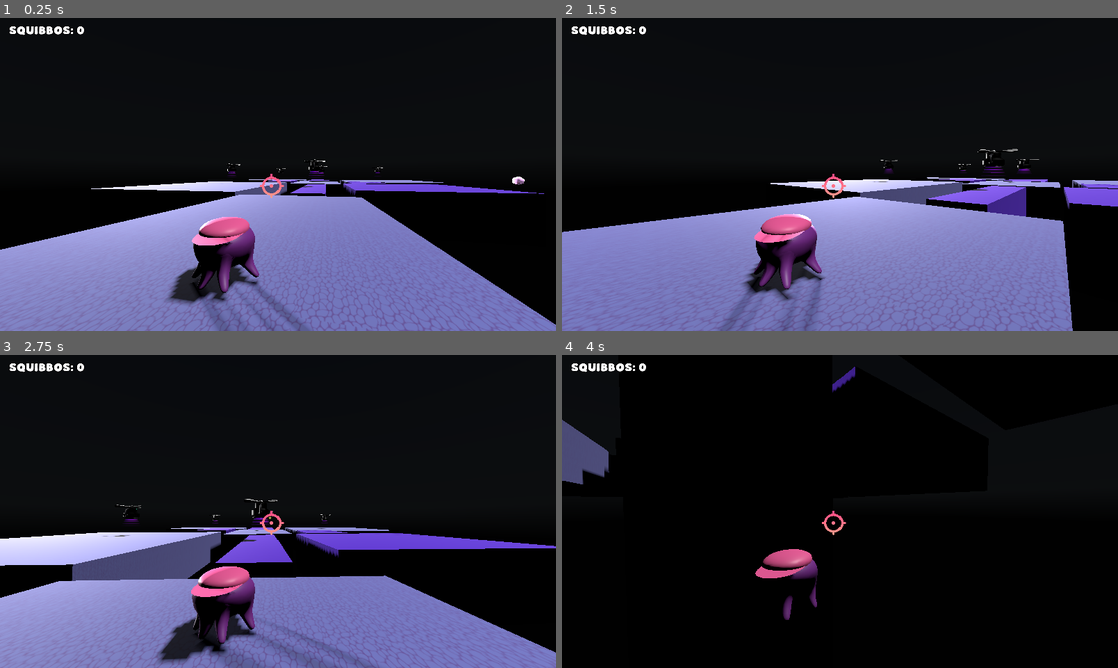
Above: before the commit, frames 1-4 (two rows, left to right).
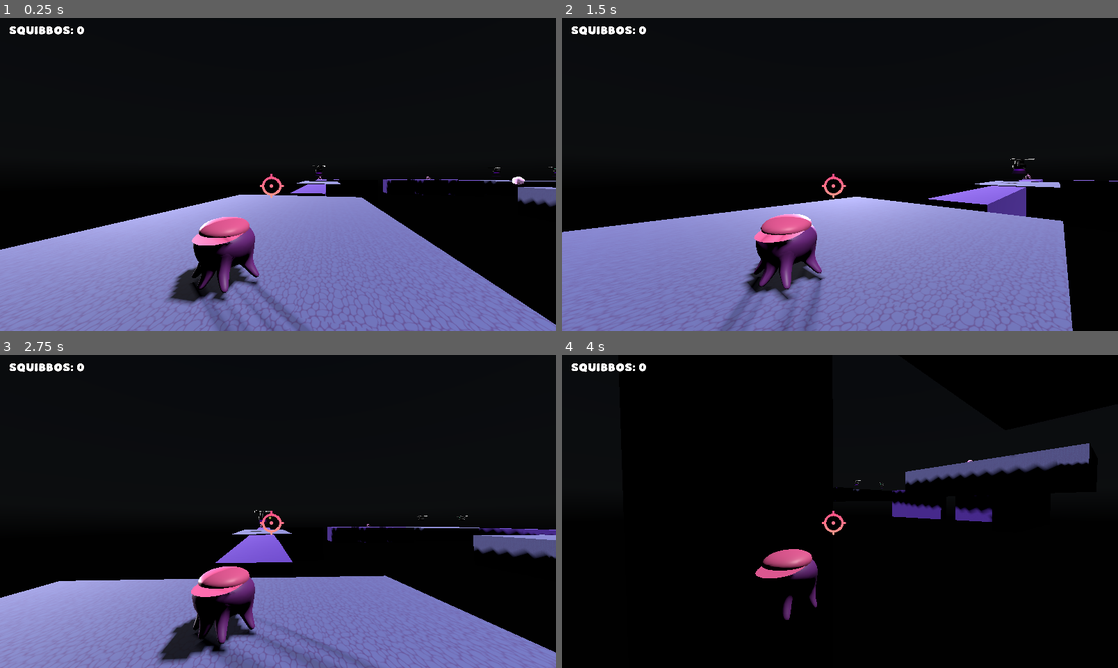
Above: after the commit, the same moments.

Repository: jackvon1221/first-3d-game
Game: Godot game, scene res://scenes/game.tscn
The game is run twice, just before and just after one commit, with the same random seed, the same clock (stepped at 60 frames per second) and the same inputs. A sky picture missing from this copy of the repository is replaced by a grey-blue gradient. Sound files missing from this copy of the repository are replaced by a short silence.
Inputs (mouse positions are in pixels of both pictures, inside the frame that each line leads up to):
- Up to frame 1 (0.25 s): no input
- Up to frame 2 (1.5 s): move the mouse to (867, 174) at 0.52 s; hold W (move_forward) from 0.53 s (still down); click (867, 174) at 0.6 s; tap Space (jump) at 0.77 s; move the mouse to (812, 174) at 1.27 s; tap Shift (sprint) at 1.35 s
- Up to frame 3 (2.75 s): keep holding W (move_forward); tap Space (jump) at 1.52 s; move the mouse to (289, 505) at 2.02 s; click (289, 505) at 2.1 s
- Up to frame 4 (4 s): keep holding W (move_forward); move the mouse to (834, 517) at 2.77 s; tap Shift (sprint) at 2.85 s; tap Space (jump) at 3.02, 3.77 s; move the mouse to (878, 514) at 3.52 s; click (878, 514) at 3.6 s

The runs differ from the first frame. In frame 1, 2.2% of the frame differs, in the area x 16-100%, y 45-61%; in frame 2, 2.4%; in frame 3, 8.2%, in the area x 0-100%, y 46-73%; in frame 4, 3.6%.

Commit message:
added collectable

Diff:
--- a/mats/ground mat purple.tres
+++ b/mats/ground mat purple.tres
@@ -3,6 +3,6 @@
 [ext_resource type="Texture2D" uid="uid://bxe4s4061h61j" path="res://mats/ts9a_0uup_231020.jpg" id="1_hh003"]
 
 [resource]
-albedo_color = Color(0.3019608, 0.14509805, 1, 1)
+albedo_color = Color(0.36681697, 0.38386717, 1, 1)
 albedo_texture = ExtResource("1_hh003")
 uv1_triplanar = true
--- a/mob/smoke_puff/material/inner_smoke.tres
+++ b/mob/smoke_puff/material/inner_smoke.tres
@@ -10,8 +10,8 @@
 shader_parameter/progress = 0.0
 shader_parameter/smoothness = 0.01
 shader_parameter/ease = 2.0
-shader_parameter/base_scale = 1.1
-shader_parameter/deformation_scale = 1.0
-shader_parameter/texture_offset = 0.1
-shader_parameter/fresnel_offset = 0.5
-shader_parameter/global_alpha = 0.0
+shader_parameter/base_scale = 0.0
+shader_parameter/deformation_scale = 0.19999999999708962
+shader_parameter/texture_offset = 0.0
+shader_parameter/fresnel_offset = 1.0
+shader_parameter/global_alpha = 1.0
--- a/mob/smoke_puff/material/outer_smoke.tres
+++ b/mob/smoke_puff/material/outer_smoke.tres
@@ -1,15 +1,15 @@
 [gd_resource type="ShaderMaterial" load_steps=2 format=3 uid="uid://ctnipgxo3l72h"]
 
-[ext_resource type="Shader" path="res://mob/smoke_puff/material/outer_smoke.gdshader" id="1_0emiy"]
+[ext_resource type="Shader" uid="uid://spi71y1qu06o" path="res://mob/smoke_puff/material/outer_smoke.gdshader" id="1_0emiy"]
 
 [resource]
 resource_local_to_scene = true
 render_priority = 0
 shader = ExtResource("1_0emiy")
 shader_parameter/albedo = Color(0.937255, 0.698039, 1, 1)
-shader_parameter/progress = 1.8
-shader_parameter/smoothness = 0.1
-shader_parameter/ease = 3.0
-shader_parameter/base_scale = 1.2
-shader_parameter/deformation_scale = 1.5
-shader_parameter/texture_offset = -0.5
+shader_parameter/progress = 0.0
+shader_parameter/smoothness = 0.2
+shader_parameter/ease = 1.0
+shader_parameter/base_scale = 0.0
+shader_parameter/deformation_scale = 0.0
+shader_parameter/texture_offset = 0.0
--- a/mob/smoke_puff/smoke_puff.tscn
+++ b/mob/smoke_puff/smoke_puff.tscn
@@ -1,14 +1,14 @@
 [gd_scene load_steps=7 format=3 uid="uid://cjk3frr43yesb"]
 
 [ext_resource type="Material" uid="uid://ctnipgxo3l72h" path="res://mob/smoke_puff/material/outer_smoke.tres" id="2_1f3c4"]
-[ext_resource type="ArrayMesh" uid="uid://cxh3afoly2pv6" path="res://mob/smoke_puff/smoke_sphere.obj" id="3_2ucfv"]
+[ext_resource type="ArrayMesh" uid="uid://dwqvdmqnqgaxe" path="res://mob/smoke_puff/smoke_sphere.obj" id="3_2ucfv"]
 [ext_resource type="Material" uid="uid://dr7gyunhpjiwf" path="res://mob/smoke_puff/material/inner_smoke.tres" id="4_8vcwr"]
 [ext_resource type="Animation" uid="uid://drrd257af7jpy" path="res://mob/smoke_puff/poof.res" id="5_yvyul"]
-[ext_resource type="AudioStream" uid="uid://dyj752n6nuwa6" path="res://mob/smoke_puff/poof_sound.wav" id="6_8rosm"]
+[ext_resource type="AudioStream" uid="uid://bk0cup3k4dgwx" path="res://mob/smoke_puff/poof_sound.wav" id="6_8rosm"]
 
 [sub_resource type="AnimationLibrary" id="AnimationLibrary_a08pi"]
 _data = {
-"poof": ExtResource("5_yvyul")
+&"poof": ExtResource("5_yvyul")
 }
 
 [node name="smoke_puff" type="Node3D"]
@@ -25,7 +25,7 @@
 [node name="AnimationPlayer" type="AnimationPlayer" parent="."]
 unique_name_in_owner = true
 libraries = {
-"": SubResource("AnimationLibrary_a08pi")
+&"": SubResource("AnimationLibrary_a08pi")
 }
 autoplay = "poof"
 
--- a/player/player.gd
+++ b/player/player.gd
@@ -104,6 +104,8 @@
 	velocity.y = jump_velocity
 	jumpsound.play()
 
+
+
 func shoot_bullet():
 	const BULLET_3D = preload("uid://tyxadroe7tlv")
 	var bullet = BULLET_3D.instantiate()
--- a/player/player.tscn
+++ b/player/player.tscn
@@ -9,7 +9,7 @@
 
 [sub_resource type="SphereShape3D" id="SphereShape3D_g1dw6"]
 
-[node name="Player" type="CharacterBody3D"]
+[node name="Player" type="CharacterBody3D" groups=["player"]]
 script = ExtResource("1_rkbax")
 
 [node name="CollisionShape3D" type="CollisionShape3D" parent="."]
--- a/scenes/game.gd
+++ b/scenes/game.gd
@@ -5,16 +5,11 @@
 @onready var ten_point_sound: AudioStreamPlayer = $TenPointSound
 @onready var diedsound: AudioStreamPlayer = %diedsound
 
-func _ready():
-	score_label.text = "SQUIBBOS: 0"
-	for spawner in get_tree().get_nodes_in_group("spawner"):
-		spawner.mob_spawned.connect(_on_mob_spawned)
 
-func increase_score():
+func add_point_from_pickup():
 	player_score += 1
 	score_label.text = "SQUIBBOS: " + str(player_score)
-	if player_score % 50 == 0 and player_score > 0:
-		ten_point_sound.play()
+
 
 func do_poof(mob_global_position):
 	const SMOKE_PUFF = preload("uid://cjk3frr43yesb")
@@ -25,7 +20,6 @@
 func _on_mob_spawned(mob: Node3D):
 	if mob.has_signal("died"):
 		mob.died.connect(func on_mob_died():
-			increase_score()
 			do_poof(mob.global_position)
 			)
 		do_poof(mob.global_position)
--- a/scenes/game.tscn
+++ b/scenes/game.tscn
@@ -11,6 +11,7 @@
 [ext_resource type="AudioStream" uid="uid://3782uhh108ma" path="res://music/W-SFX.mp3" id="9_0tnpc"]
 [ext_resource type="PackedScene" uid="uid://cjk3frr43yesb" path="res://mob/smoke_puff/smoke_puff.tscn" id="10_vtaks"]
 [ext_resource type="AudioStream" uid="uid://fphqp666i44v" path="res://music/damn.mp3" id="11_kvpfn"]
+[ext_resource type="PackedScene" uid="uid://bb3rd6wkl3myp" path="res://scenes/pickup.tscn" id="12_dinhu"]
 
 [sub_resource type="PanoramaSkyMaterial" id="PanoramaSkyMaterial_u5sy4"]
 panorama = ExtResource("4_p57ef")
@@ -34,7 +35,7 @@
 
 [sub_resource type="WorldBoundaryShape3D" id="WorldBoundaryShape3D_0tnpc"]
 
-[node name="Game" type="Node3D"]
+[node name="Game" type="Node3D" groups=["game"]]
 script = ExtResource("1_gee14")
 
 [node name="CSGBox3D" type="CSGBox3D" parent="."]
@@ -43,28 +44,46 @@
 size = Vector3(19.264355, 10, 3.3143005)
 material = ExtResource("1_p57ef")
 
-[node name="CSGBox3D3" type="CSGBox3D" parent="."]
-transform = Transform3D(1, 0, 0, 0, 1, 0, 0, 0, 1, -15.782981, -5.5999994, 39.75801)
+[node name="CSGBox3D2" type="CSGBox3D" parent="."]
+transform = Transform3D(1, 0, 0, 0, 1, 0, 0, 0, 1, -16.928251, -5.5999994, 39.12333)
 use_collision = true
-size = Vector3(16.226221, 10, 6.3188286)
+size = Vector3(16.59856, 10, 3.3143005)
 material = ExtResource("1_p57ef")
 
-[node name="CSGBox3D6" type="CSGBox3D" parent="."]
-transform = Transform3D(1, 0, 0, 0, 1, 0, 0, 0, 1, -5.2314053, -2.7094007, 49.35709)
+[node name="CSGBox3D3" type="CSGBox3D" parent="."]
+transform = Transform3D(-0.025496516, 0, -0.9996749, 0, 1, 0, 0.9996749, 0, -0.025496516, -23.39384, -5.5999994, 28.0894)
 use_collision = true
-size = Vector3(12.263135, 4.5117188, 6.3188286)
+size = Vector3(14.051111, 10, 3.3143005)
+material = ExtResource("1_p57ef")
+
+[node name="CSGBox3D4" type="CSGBox3D" parent="."]
+transform = Transform3D(-0.99991024, 0, 0.013403691, 0, 1, 0, -0.013403691, 0, -0.99991024, -6.870722, -5.5999994, -26.153444)
+use_collision = true
+size = Vector3(19.69743, 10, 3.3143005)
+material = ExtResource("1_p57ef")
+
+[node name="CSGBox3D5" type="CSGBox3D" parent="."]
+transform = Transform3D(-0.99991024, 0, 0.013403691, 0, 1, 0, -0.013403691, 0, -0.99991024, 17.0136, -5.5999994, -26.153444)
+use_collision = true
+size = Vector3(19.69743, 10, 3.3143005)
+material = ExtResource("1_p57ef")
+
+[node name="CSGBox3D11" type="CSGBox3D" parent="."]
+transform = Transform3D(0.017975919, 0, 0.99983853, 0, 1, 0, -0.99983853, 0, 0.017975919, 24.856836, -5.5999994, -12.012391)
+use_collision = true
+size = Vector3(19.69743, 10, 3.3143005)
 material = ExtResource("1_p57ef")
 
 [node name="CSGBox3D8" type="CSGBox3D" parent="."]
-transform = Transform3D(1, 0, 0, 0, 1, 0, 0, 0, 1, 5.9057627, -2.7094007, 29.566418)
+transform = Transform3D(1, 0, 0, 0, 1, 0, 0, 0, 1, -22.992018, -2.7094007, 14.849377)
 use_collision = true
 size = Vector3(9.791651, 4.5117188, 6.3188286)
 material = ExtResource("1_p57ef")
 
-[node name="CSGBox3D7" type="CSGBox3D" parent="."]
-transform = Transform3D(1, 0, 0, 0, 1, 0, 0, 0, 1, 20.600105, -2.7094007, 26.881851)
+[node name="CSGBox3D10" type="CSGBox3D" parent="."]
+transform = Transform3D(1, 0, 0, 0, 1, 0, 0, 0, 1, -22.992018, -2.7094007, -2.3568468)
 use_collision = true
-size = Vector3(16.612621, 4.5117188, 15.178457)
+size = Vector3(9.791651, 4.5117188, 6.3188286)
 material = ExtResource("1_p57ef")
 
 [node name="CSGBox3D13" type="CSGBox3D" parent="."]
@@ -74,27 +93,21 @@
 material = ExtResource("3_u5sy4")
 
 [node name="CSGBox3D14" type="CSGBox3D" parent="."]
-transform = Transform3D(-4.371139e-08, 0, -1, 0, 1, 0, 1, 0, -4.371139e-08, 2.1546283, -2.5999994, 39.732224)
+transform = Transform3D(-4.371139e-08, 0, -1, 0, 1, 0, 1, 0, -4.371139e-08, 2.1546283, -2.5999994, 39.117138)
 use_collision = true
-size = Vector3(10.003555, 4, 16.935913)
+size = Vector3(8.773384, 4, 16.935913)
 material = ExtResource("3_u5sy4")
 
 [node name="CSGBox3D15" type="CSGBox3D" parent="."]
-transform = Transform3D(-4.371139e-08, 0, -1, 0, 1, 0, 1, 0, -4.371139e-08, -19.006207, -2.5999994, 54.448086)
+transform = Transform3D(-4.371139e-08, 0, -1, 0, 1, 0, 1, 0, -4.371139e-08, -22.973022, -2.5999994, -18.239838)
 use_collision = true
 size = Vector3(19.763496, 4, 10.274078)
 material = ExtResource("3_u5sy4")
 
-[node name="CSGBox3D16" type="CSGBox3D" parent="."]
-transform = Transform3D(-4.371139e-08, 0, -1, 0, 1, 0, 1, 0, -4.371139e-08, 17.714554, -2.5999994, 56.428722)
+[node name="CSGBox3D18" type="CSGBox3D" parent="."]
+transform = Transform3D(-0.999811, 0, 0.019441778, 0, 1, 0, -0.019441778, 0, -0.999811, 24.31137, -2.5999994, 5.6231346)
 use_collision = true
-size = Vector3(19.763496, 4, 27.70579)
-material = ExtResource("3_u5sy4")
-
-[node name="CSGBox3D17" type="CSGBox3D" parent="."]
-transform = Transform3D(-4.371139e-08, 0, -1, 0, 1, 0, 1, 0, -4.371139e-08, -12.540087, -2.5999994, 22.08209)
-use_collision = true
-size = Vector3(21.336826, 4, 25.216267)
+size = Vector3(19.763496, 4, 10.274078)
 material = ExtResource("3_u5sy4")
 
 [node name="Player" parent="." instance=ExtResource("3_p57ef")]
@@ -122,22 +135,14 @@
 autoplay = true
 parameters/looping = true
 
-[node name="WorldEnvironment2" type="WorldEnvironment" parent="."]
+[node name="MobSpawner3D5" parent="." instance=ExtResource("2_u5sy4")]
+transform = Transform3D(1, 0, 0, 0, 1, 0, 0, 0, 1, 1.6959229, -1.6927261, 39.180073)
 
-[node name="MobSpawner3D3" parent="." instance=ExtResource("2_u5sy4")]
-transform = Transform3D(1, 0, 0, 0, 1, 0, 0, 0, 1, 21.058846, -1.6927261, 39.093555)
-
-[node name="MobSpawner3D4" parent="." instance=ExtResource("2_u5sy4")]
-transform = Transform3D(1, 0, 0, 0, 1, 0, 0, 0, 1, 13.524298, -1.6927261, 55.707546)
-
-[node name="MobSpawner3D5" parent="." instance=ExtResource("2_u5sy4")]
-transform = Transform3D(1, 0, 0, 0, 1, 0, 0, 0, 1, -0.07379913, -1.6927261, 38.75024)
+[node name="MobSpawner3D6" parent="." instance=ExtResource("2_u5sy4")]
+transform = Transform3D(1, 0, 0, 0, 1, 0, 0, 0, 1, -23.56801, -1.6927261, -12.075535)
 
 [node name="MobSpawner3D7" parent="." instance=ExtResource("2_u5sy4")]
-transform = Transform3D(1, 0, 0, 0, 1, 0, 0, 0, 1, -18.603764, -1.6927261, 52.967358)
-
-[node name="MobSpawner3D6" parent="." instance=ExtResource("2_u5sy4")]
-transform = Transform3D(1, 0, 0, 0, 1, 0, 0, 0, 1, -14.25525, -1.6927261, 22.756027)
+transform = Transform3D(1, 0, 0, 0, 1, 0, 0, 0, 1, -23.56801, -1.6927261, -26.257349)
 
 [node name="Label" type="Label" parent="."]
 unique_name_in_owner = true
@@ -167,6 +172,21 @@
 unique_name_in_owner = true
 stream = ExtResource("11_kvpfn")
 
+[node name="CSGBox3D9" type="CSGBox3D" parent="."]
+transform = Transform3D(1, 0, 0, 0, 1, 0, 0, 0, 1, -22.992018, -2.7094007, 6.1174498)
+use_collision = true
+size = Vector3(9.791651, 4.5117188, 6.3188286)
+material = ExtResource("1_p57ef")
+
+[node name="Pickup" parent="." instance=ExtResource("12_dinhu")]
+transform = Transform3D(0.026363257, 0, -0.39913028, 0, 0.4, 0, 0.39913028, 0, 0.026363257, -17.388195, 0.18286085, 39.60804)
+
+[node name="Pickup2" parent="." instance=ExtResource("12_dinhu")]
+transform = Transform3D(-0.3939449, 0, -0.069335476, 0, 0.4, 0, 0.069335476, 0, -0.3939449, -23.509748, 0.18286085, 5.9111376)
+
+[node name="Pickup3" parent="." instance=ExtResource("12_dinhu")]
+transform = Transform3D(0.39078996, 0, 0.08534171, 0, 0.39999998, 0, -0.08534171, 0, 0.39078996, 22.42071, 0.18286085, 5.9111376)
+
 [connection signal="body_entered" from="killplane" to="." method="_on_killplane_body_entered"]
 
 [editable path="Player"]
--- /dev/null
+++ b/scenes/pickup.gd
@@ -0,0 +1,17 @@
+extends Node3D
+
+func _on_area_3d_body_entered(body: Node3D) -> void:
+	if body.is_in_group("player"):
+		$PickupSound.play()
+
+		var game = get_tree().get_first_node_in_group("game")
+		if game:
+			game.do_poof(global_position)
+			game.add_point_from_pickup()
+
+		# Disable collision immediately so the sound doesn't double-trigger
+		$Area3D.monitoring = false
+
+		# Let the sound finish before freeing the node
+		await $PickupSound.finished
+		queue_free()
--- /dev/null
+++ b/scenes/pickup.tscn
@@ -0,0 +1,23 @@
+[gd_scene load_steps=5 format=3 uid="uid://bb3rd6wkl3myp"]
+
+[ext_resource type="Script" uid="uid://bpv8io1u8g7r" path="res://scenes/pickup.gd" id="1_7cqbe"]
+[ext_resource type="PackedScene" uid="uid://drvjkc1l8ivyd" path="res://assets/cute_squid.glb" id="1_pg2rt"]
+[ext_resource type="AudioStream" uid="uid://ba8xgipqwj02g" path="res://music/retro-coin-4-236671.mp3" id="3_gyxxy"]
+
+[sub_resource type="SphereShape3D" id="SphereShape3D_7cqbe"]
+
+[node name="Pickup" type="Node3D"]
+script = ExtResource("1_7cqbe")
+
+[node name="squidcoin" parent="." instance=ExtResource("1_pg2rt")]
+
+[node name="Area3D" type="Area3D" parent="."]
+
+[node name="CollisionShape3D" type="CollisionShape3D" parent="Area3D"]
+transform = Transform3D(3, 0, 0, 0, 3, 0, 0, 0, 3, 0, -0.31818742, 0)
+shape = SubResource("SphereShape3D_7cqbe")
+
+[node name="PickupSound" type="AudioStreamPlayer3D" parent="."]
+stream = ExtResource("3_gyxxy")
+
+[connection signal="body_entered" from="Area3D" to="." method="_on_area_3d_body_entered"]
Binary file added: assets/cute_squid.glb
Not shown, added: assets/cute_squid.glb.import
Not shown: 1 places in mob/smoke_puff/material/inner_smoke.tres that only renumber resources
Not shown, added: music/retro-coin-4-236671.mp3.import
Not shown: 1 places in scenes/game.tscn that only renumber resources
Not shown, added: scenes/pickup.gd.uid
Not shown, added: music/retro-coin-4-236671.mp3
Not shown, added: scenes/game.tscn1478838511.tmp
